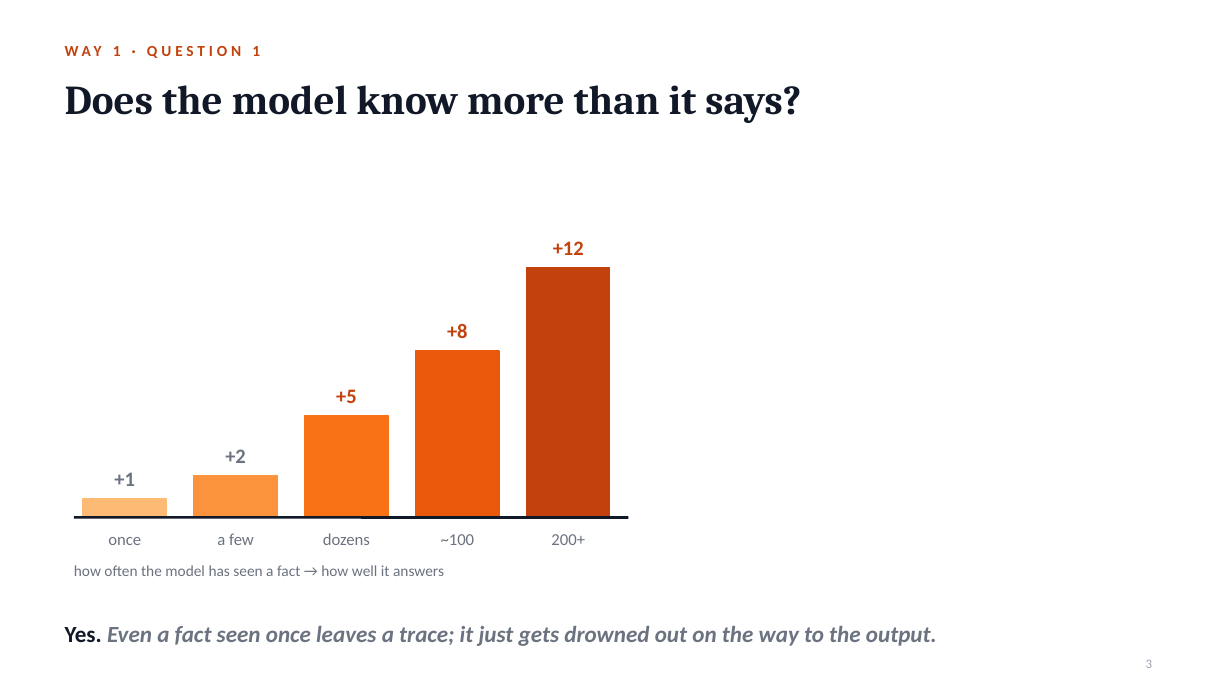
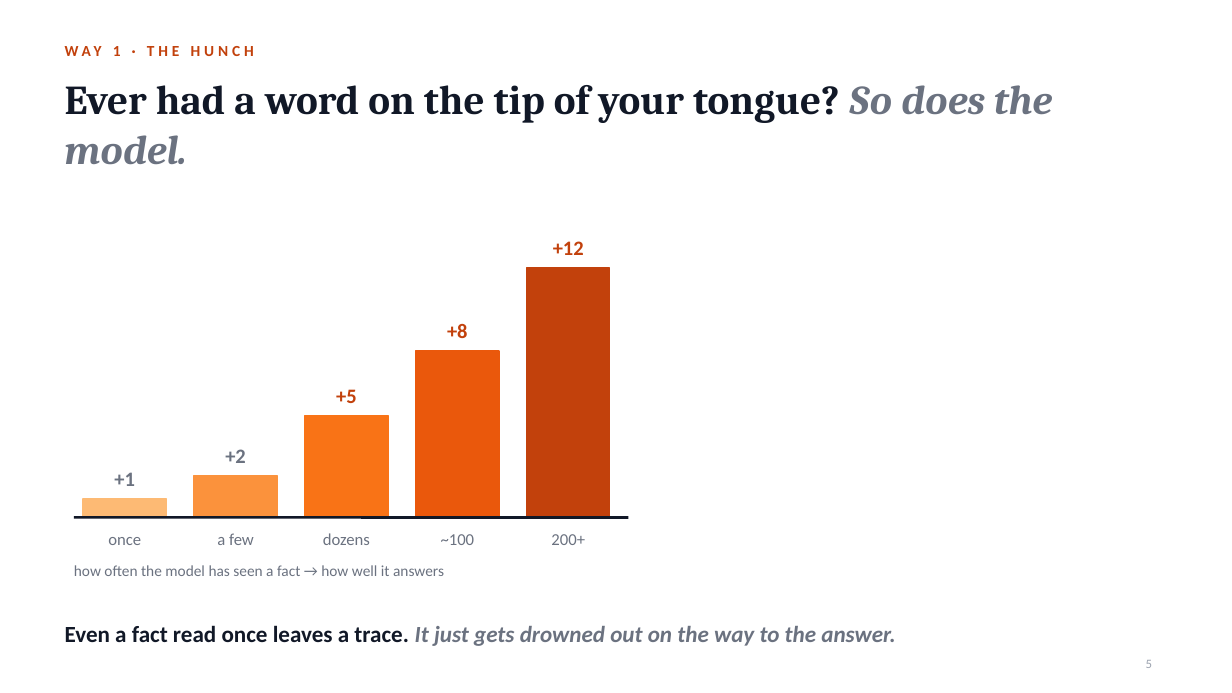
Before and after one commit to notagit3650/Claude_expo_repo_36501, a slide deck: slide 5 of slides/Retrain_or_teach.pptx (slide 3 before the commit). Drawn at 1232x693 pixels with LibreOffice and Linux fonts; fonts in the diff are those of the drawing. Boxes give left, top, right and bottom in pixels: in the first picture for what was removed or moved away, otherwise in the second. Text is boxed around its words. In the diff, an @@ line names an element or a change of style, - is before the commit and + after.

```diff
--- a/slides/Retrain_or_teach.pptx
+++ b/slides/Retrain_or_teach.pptx
@@ text at [65,46,121,56]: text changed @@
-WAY 1 · QUESTION 1
+WAY 1 · THE HUNCH
@@ title at [65,85,1052,164]: text changed @@
-Does the model know more than it says?
+Ever had a word on the tip of your tongue? So does the model.
@@ text at [65,625,895,646]: text changed @@
-Yes. Even a fact seen once leaves a trace; it just gets drowned out on the way to the output.
+Even a fact read once leaves a trace. It just gets drowned out on the way to the answer.
```
Also in this commit, not shown: 8 other slides changed, 4 slides added, 2 slides removed, 2 other files.
